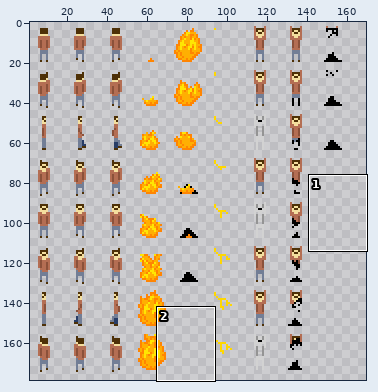
A sprite sheet gets an edit: Art/Sprites/human_sprite_sheet.png. Above: a wide view before the commit, with the close-up outlined.
Close-up. The starting point:
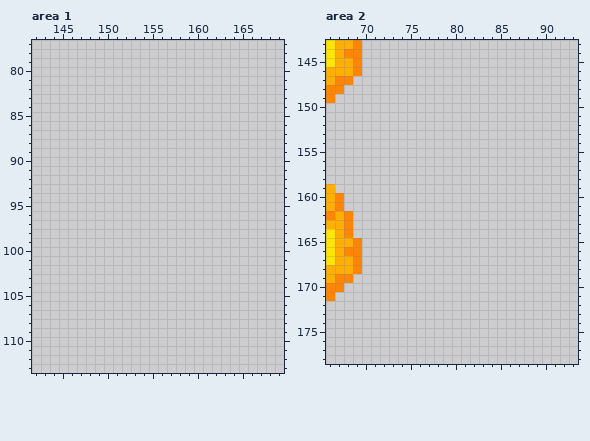
The file is 180x260 pixels. Pixels under 10% opacity are left out. Shown: area 1: x 142..169, y 77..113; area 2: x 66..93, y 143..178. The wide view leaves out empty margins.
After:
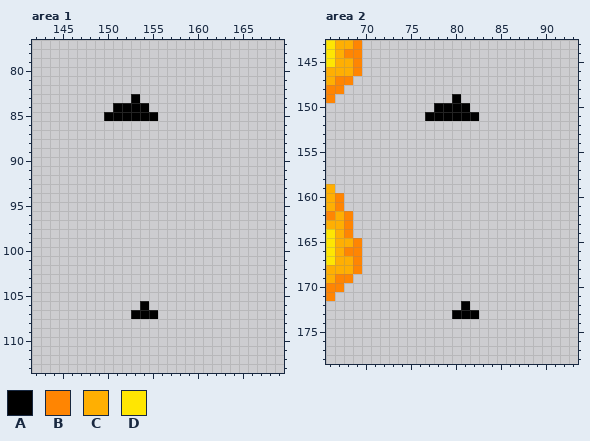
Palette (. is transparent): A #000000  B #ff8502  C #ffaf02  D #ffe602
Message: git-svn-id: file:///e/SVN/aai@77 3958679b-9987-4f48-bc3c-e9e4245d7659
The exact change:
--- area 1
@@ x 148..157 @@
  82 ..........
- 83 ..........
- 84 ..........
- 85 ..........
+ 83 .....A....
+ 84 ...AAAA...
+ 85 ..AAAAAA..
  86 ..........
@@ x 151..157 @@
 105 .......
-106 .......
-107 .......
+106 ...A...
+107 ..AAA..
 108 .......
--- area 2
@@ x 75..84 @@
 148 ..........
-149 ..........
-150 ..........
-151 ..........
+149 .....A....
+150 ...AAAA...
+151 ..AAAAAA..
 152 ..........
@@ x 78..84 @@
 171 .......
-172 .......
-173 .......
+172 ...A...
+173 ..AAA..
 174 .......
Changed places in both close-ups, as pixel boxes (x1, y1, x2, y2):
added: (104, 94, 158, 121)
added: (131, 301, 158, 319)
added: (425, 94, 479, 121)
added: (452, 301, 479, 319)
